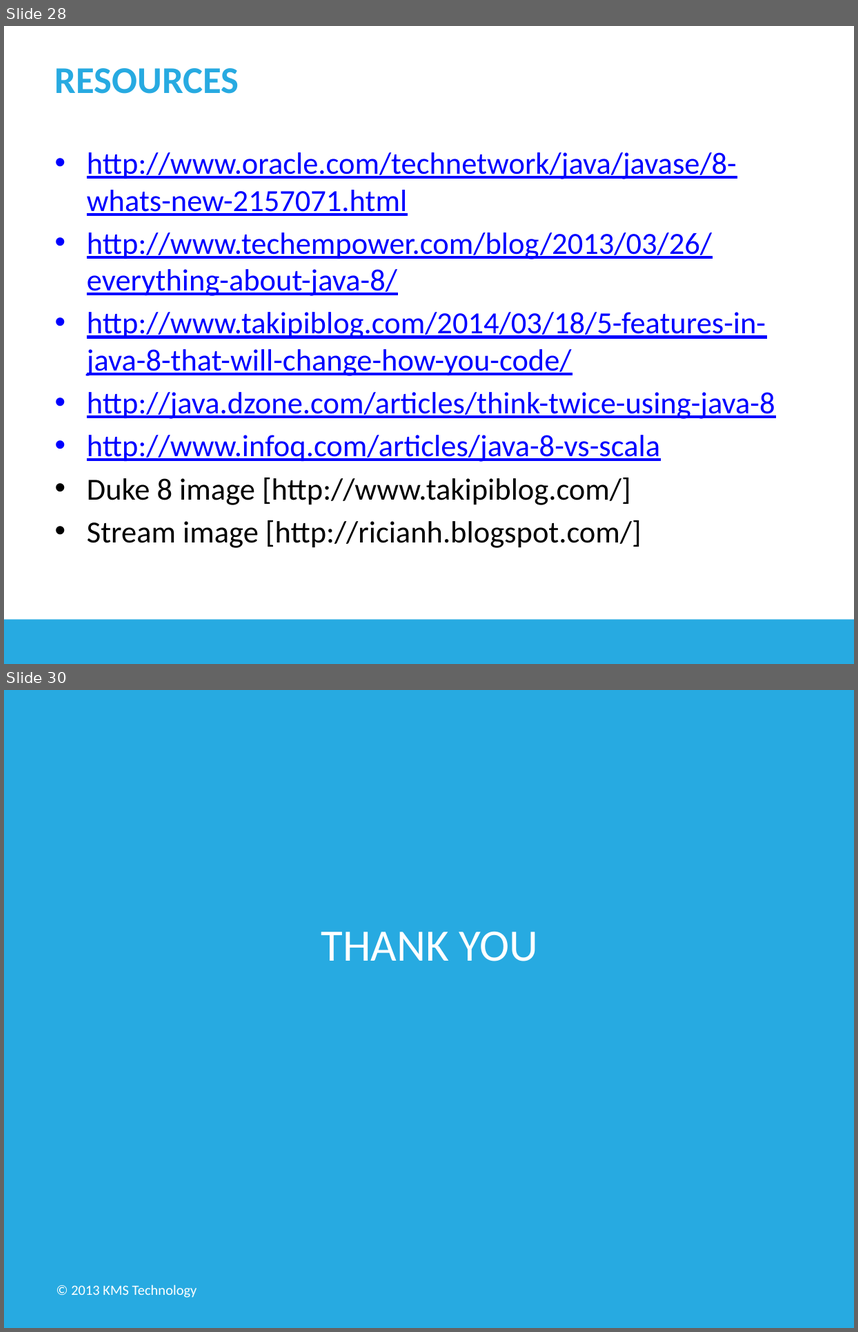
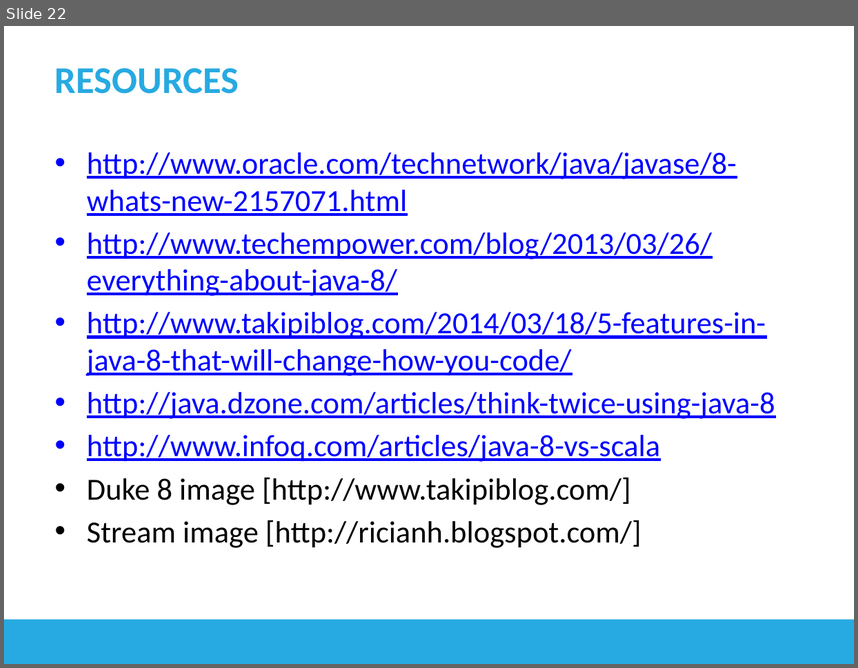
Before and after one commit to arjunxxx/Java8_tutorial, a slide deck: java8.pptx. Shown one above the other, each under a label of ours: slides 28 and 30 before the commit, slide 22 after it; the slides between them are not shown. The pictures are 858x1332 and 858x668 pixels, drawn with LibreOffice and Linux fonts; fonts in the diff are those of the drawing. Boxes give left, top, right and bottom in pixels: in the first picture for what was removed or moved away, otherwise in the second. Text is boxed around its words. In the diff, an @@ line names an element or a change of style, - is before the commit and + after.

```diff
--- a/java8.pptx
+++ b/java8.pptx
@@ slide 30 removed at (4,690,854,1328), background #FFFFFF; not listed: 1 template element that a slide beside it also shows @@
@@ rectangle removed at (4,690,854,1328) @@
@@ text removed at (321,931,538,961) @@
-THANK YOU
@@ text removed at (71,1284,197,1297) @@
-© 2013 KMS Technology
@@ what was slide 28 is now slide 22 @@
```
Also in this commit, not shown: 7 other slides removed.
